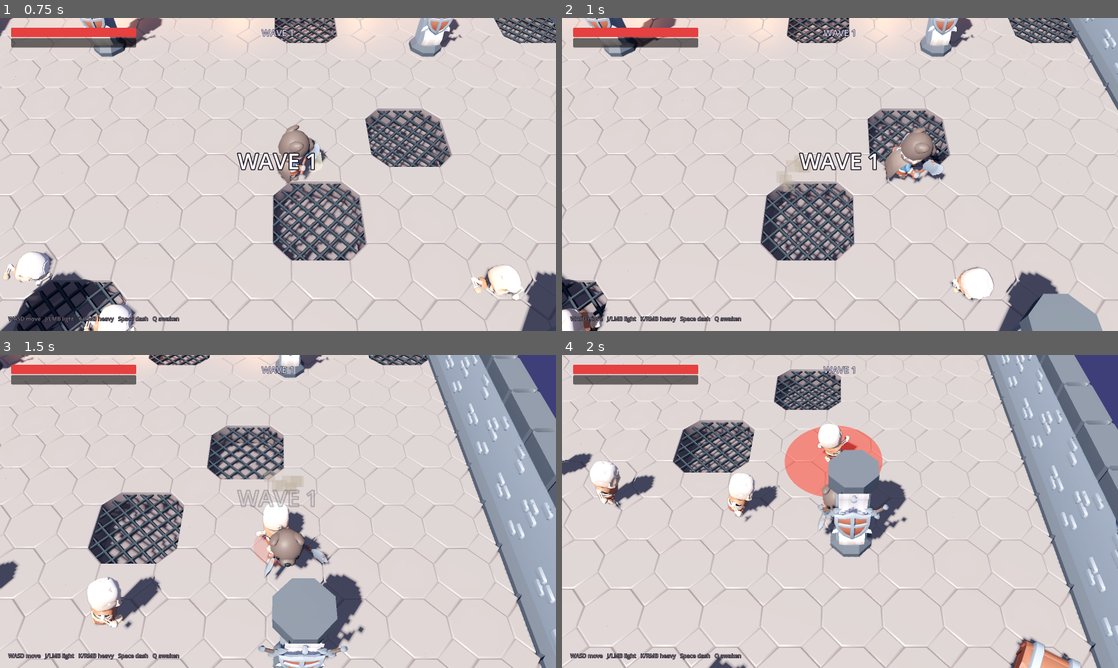
Above: before the commit, frames 1-4 (two rows, left to right).
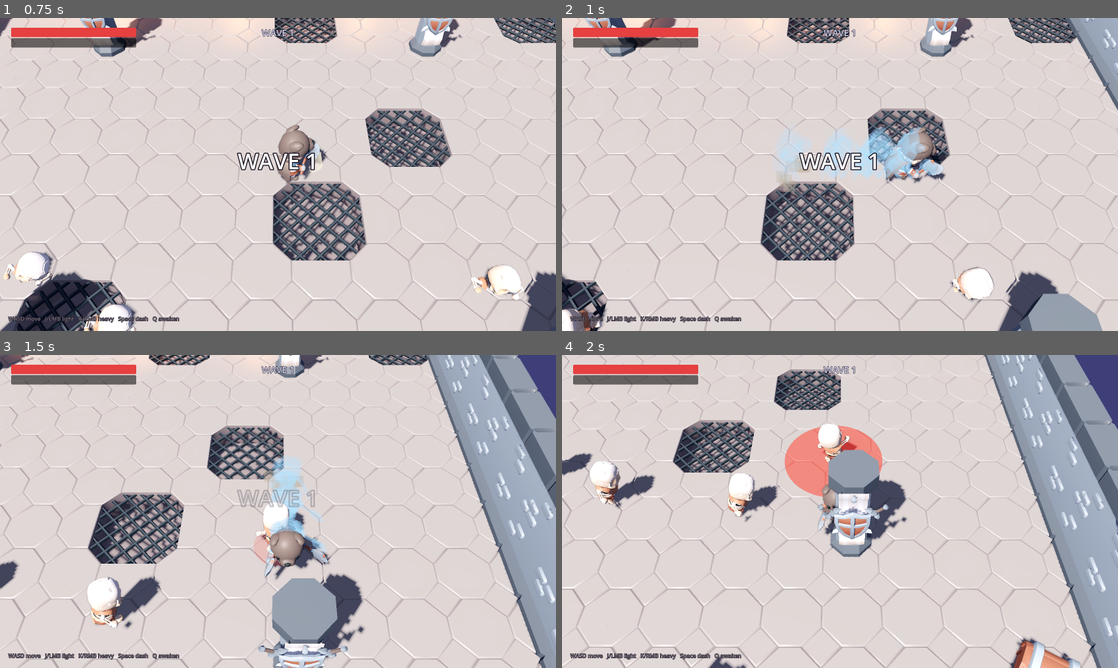
Above: after the commit, the same moments.

Repository: zakpruitt/no-name-game
Game: Godot game, scene res://scenes/main.tscn
The game is run twice, just before and just after one commit, with the same random seed, the same clock (stepped at 60 frames per second) and the same inputs.
Inputs (mouse positions are in pixels of both pictures, inside the frame that each line leads up to):
- Up to frame 1 (0.75 s): tap Enter (restart) at 0.5 s; move the mouse to (400, 158) at 0.52 s; hold D (move_right) from 0.53 s (still down); tap Q (awaken) at 0.6 s; click (400, 158) at 0.67 s
- Up to frame 2 (1 s): keep holding D (move_right); tap Space (dash) at 0.8 s
- Up to frame 3 (1.5 s): move the mouse to (166, 527) at 1.27 s; release D (move_right) at 1.28 s; hold S (move_down) from 1.28 s (still down); tap Space (dash) at 1.35 s
- Up to frame 4 (2 s): keep holding S (move_down); tap Q (awaken) at 1.55 s

Frame 1 is identical in both runs. In frame 2, 1.5% of the frame differs, in the area x 39-68%, y 34-52%; in frame 3, 0.9%; in frame 4, nothing differs.

Commit message:
feat: add dash afterimages
Each dash leaves a trail of fading ghosts baked from the hero's current
pose, tinted orange while Awakened. Autotest also snaps a frame mid-dash
and the fx preview renders the ghosts.

Diff:
--- a/scripts/fx.gd
+++ b/scripts/fx.gd
@@ -5,6 +5,7 @@
 static var _rim_mat: ShaderMaterial
 ## Tick time of the last big impact (read by the autotest to snap a frame).
 static var last_big_hit_ms := 0
+static var last_afterimage_ms := 0
 
 
 static func damage_number(parent: Node, pos: Vector3, amount: float, big := false) -> void:
@@ -126,6 +127,32 @@
 	tw.chain().tween_callback(m.queue_free)
 
 
+## Frozen translucent copy of a (skinned) model in its current pose.
+static func afterimage(parent: Node, model: Node3D, color: Color, time := 0.25) -> void:
+	if DisplayServer.get_name() == "headless":
+		return  # the dummy renderer has no skeletons to bake from
+	last_afterimage_ms = Time.get_ticks_msec()
+	var mat := StandardMaterial3D.new()
+	mat.shading_mode = BaseMaterial3D.SHADING_MODE_UNSHADED
+	mat.transparency = BaseMaterial3D.TRANSPARENCY_ALPHA
+	mat.albedo_color = color
+	var ghost := Node3D.new()
+	parent.add_child(ghost)
+	for mi: MeshInstance3D in model.find_children("*", "MeshInstance3D", true, false):
+		var flashing := _flash_mat != null and mi.material_overlay == _flash_mat
+		if not mi.is_visible_in_tree() or mi.mesh == null or flashing:
+			continue
+		var copy := MeshInstance3D.new()
+		copy.mesh = mi.bake_mesh_from_current_skeleton_pose() if mi.skin else mi.mesh
+		copy.material_override = mat
+		copy.cast_shadow = GeometryInstance3D.SHADOW_CASTING_SETTING_OFF
+		ghost.add_child(copy)
+		copy.global_transform = mi.global_transform
+	var tw := ghost.create_tween()
+	tw.tween_property(mat, "albedo_color:a", 0.0, time)
+	tw.tween_callback(ghost.queue_free)
+
+
 ## Briefly paint every mesh under `root` white.
 static func flash(root: Node, duration := 0.08) -> void:
 	if _flash_mat == null:
--- a/scripts/main.gd
+++ b/scripts/main.gd
@@ -27,6 +27,8 @@
 var _autotest_t := 0.0
 var _shots_taken := 0
 var _hit_shot_taken := false
+var _dash_shot_taken := false
+var _dash_shot_at := 0
 var _max_combo := 0
 var _hits := 0
 
@@ -239,6 +241,11 @@
 		_hit_shot_taken = true
 		_snap("user://autotest_hit.png")
 		print("[autotest] at impact shot: particles=%d labels=%d since_big=%d time_scale=%.2f" % [find_children("*", "CPUParticles3D", true, false).size(), find_children("*", "Label3D", true, false).size(), since_big, Engine.time_scale])
+	if _dash_shot_at == 0 and Fx.last_afterimage_ms > 0 and _autotest_t > 3.0:
+		_dash_shot_at = Time.get_ticks_msec() + 110  # a few ghosts into the dash
+	if not _dash_shot_taken and _dash_shot_at > 0 and Time.get_ticks_msec() >= _dash_shot_at:
+		_dash_shot_taken = true
+		_snap("user://autotest_dash.png")
 	if _autotest_t >= 12.0:
 		print("[autotest] wave=%d alive=%d player_hp=%.0f max_combo=%d hits=%d awakening=%.0f rank=%s" % [
 			wave, _alive, player.hp, _max_combo, _hits, Game.awakening, Game.rank()])
--- a/scripts/player.gd
+++ b/scripts/player.gd
@@ -25,6 +25,7 @@
 @export var aim_assist_range := 5.5
 @export var aim_assist_angle := 70.0
 @export var awaken_duration := 12.0
+@export var afterimage_interval := 0.035
 
 # Moves. Timings are fractions of the animation's length, so changing
 # anim_speed keeps everything in sync.
@@ -81,6 +82,7 @@
 var _dmg_mult := 1.0
 var _awaken_light: OmniLight3D
 var _trails: Array = []
+var _ghost_t := 0.0
 
 # Lets the autotest drive the hero without real input.
 var bot_move := Vector3.ZERO
@@ -243,7 +245,12 @@
 		_set_state(State.MOVE)
 
 
-func _state_dash(_delta: float) -> void:
+func _state_dash(delta: float) -> void:
+	_ghost_t -= delta
+	if _ghost_t <= 0.0:
+		_ghost_t = afterimage_interval
+		var tint := Color(1.0, 0.55, 0.15, 0.45) if awakened else Color(0.55, 0.8, 1.0, 0.4)
+		Fx.afterimage(get_parent(), model, tint)
 	velocity.x = _dash_dir.x * dash_speed
 	velocity.z = _dash_dir.z * dash_speed
 	if _state_t >= dash_time:
@@ -307,6 +314,7 @@
 	_face(_dash_dir)
 	_invuln_t = dash_time + 0.08
 	_set_state(State.DASH)
+	_ghost_t = 0.0
 	_play("Dodge_Forward", 0.04, true)
 	Fx.dust(get_parent(), global_position, 8)
 
--- a/tests/fx_preview.gd
+++ b/tests/fx_preview.gd
@@ -20,6 +20,18 @@
 	Fx.impact(root3d, Vector3(-1.5, 0, 0), Vector3(1, 0.3, 0), true)
 	Fx.impact(root3d, Vector3(1.5, 0, 0), Vector3(-1, 0.3, 0), false)
 	Fx.dust(root3d, Vector3(0, 0, 1.5), 14, 0.6)
+	# Afterimages: pose a hero mid-dodge and leave ghosts along a line.
+	var hero: Node3D = load("res://assets/kaykit/characters/Barbarian.glb").instantiate()
+	root3d.add_child(hero)
+	var ap: AnimationPlayer = hero.find_child("AnimationPlayer", true, false)
+	ap.play("Dodge_Forward")
+	ap.seek(0.2, true)
+	hero.rotation.y = PI * 0.5
+	for i in 3:
+		hero.position = Vector3(-3.5 + i * 0.6, 0, -1.0)
+		await process_frame
+		Fx.afterimage(root3d, hero, Color(0.55, 0.8, 1.0, 0.4), 5.0)
+	hero.position = Vector3(-1.5, 0, -1.0)
 	await create_timer(0.12).timeout
 	await process_frame
 	get_root().get_texture().get_image().save_png("user://fx_preview.png")
Not shown, changed: ROADMAP.md
